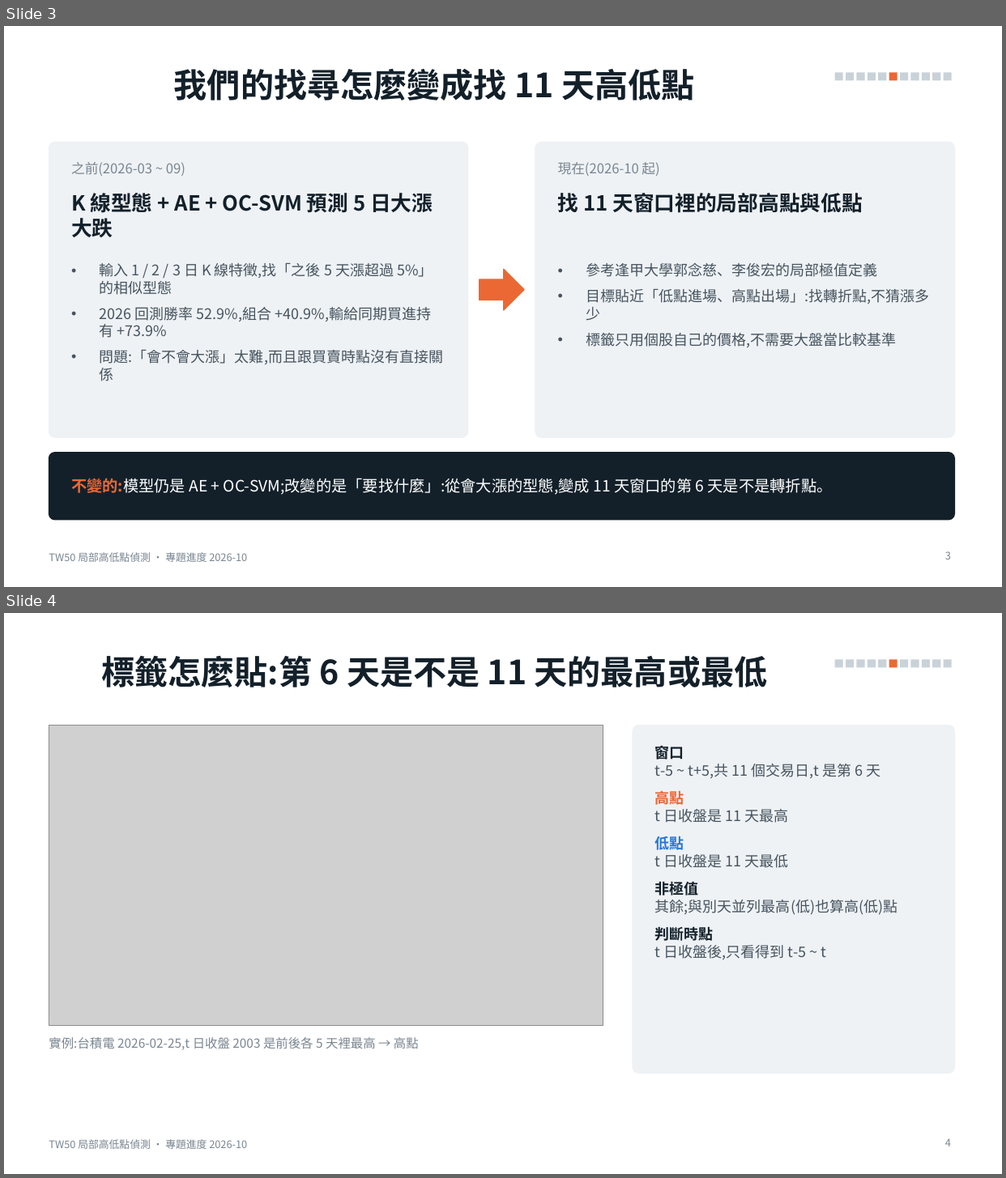
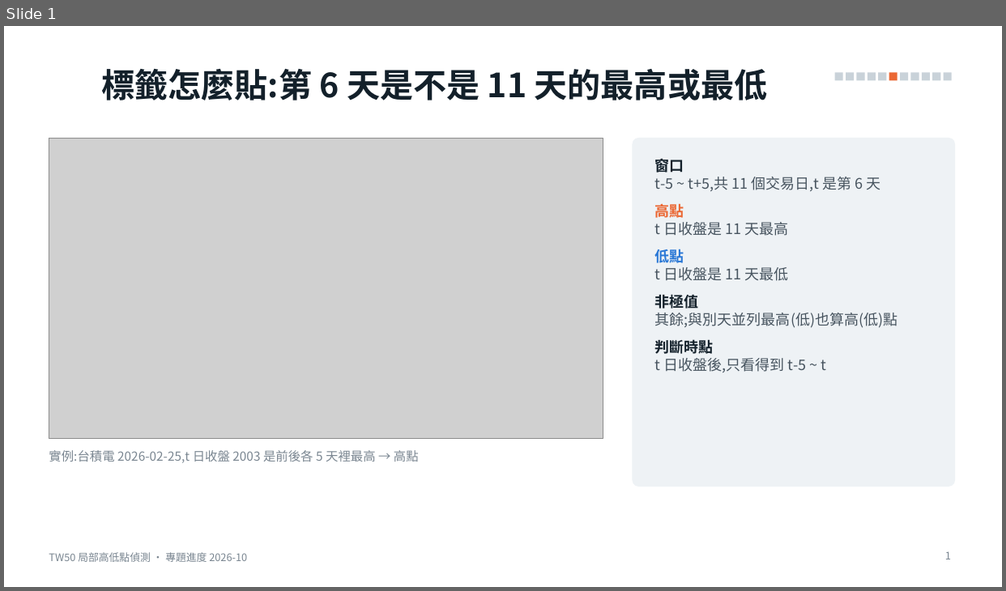
Before and after one commit to alextixu/fcukproject, a slide deck: method_kline_peak/report/TW50_局部高低點_專題進度.pptx. Shown one above the other, each under a label of ours: slides 3 and 4 before the commit, slide 1 after it. The pictures are 1006x1178 and 1006x591 pixels, drawn with LibreOffice and Linux fonts; fonts in the diff are those of the drawing; grey boxes stand for pictures. Boxes give left, top, right and bottom in pixels: in the first picture for what was removed or moved away, otherwise in the second. Text is boxed around its words. In the diff, an @@ line names an element or a change of style, - is before the commit and + after.

```diff
--- a/method_kline_peak/report/TW50_局部高低點_專題進度.pptx
+++ b/method_kline_peak/report/TW50_局部高低點_專題進度.pptx
@@ slide 3 removed at (4,26,1002,587), background #FFFFFF; not listed: 12 template elements that a slide beside it also shows @@
@@ title removed at (174,69,694,101) @@
-我們的找尋怎麼變成找 11 天高低點
@@ rounded rectangle removed at (49,142,468,437) @@
@@ rounded rectangle removed at (535,142,955,437) @@
@@ text removed at (71,162,185,176) @@
-之前(2026-03 ~ 09)
@@ text removed at (558,162,659,176) @@
-現在(2026-10 起)
@@ text removed at (71,193,432,237) @@
-K 線型態 + AE + OC-SVM 預測 5 日大漲大跌
@@ text removed at (558,193,862,213) @@
-找 11 天窗口裡的局部高點與低點
@@ text removed at (100,263,443,382) @@
-• 輸入 1 / 2 / 3 日 K 線特徵,找「之後 5 天漲超過 5%」的相似型態
-• 2026 回測勝率 52.9%,組合 +40.9%,輸給同期買進持有 +73.9%
-• 問題:「會不會大漲」太難,而且跟買賣時點沒有直接關係
@@ text removed at (586,263,929,348) @@
-• 參考逢甲大學郭念慈、李俊宏的局部極值定義
-• 目標貼近「低點進場、高點出場」:找轉折點,不猜漲多少
-• 標籤只用個股自己的價格,不需要大盤當比較基準
@@ right arrow removed at (479,269,524,310) @@
@@ rounded rectangle removed at (49,453,955,520) @@
@@ text removed at (71,478,833,495) @@
-不變的:模型仍是 AE + OC-SVM;改變的是「要找什麼」:從會大漲的型態,變成 11 天窗口的第 6 天是不是轉折點。
@@ page number removed at (945,552,951,560) @@
-3
@@ what was slide 4 is now slide 1 @@
@@ page number at (945,552,951,560): text changed @@
-4
+1
```
Also in this commit, not shown: 5 slides changed, 5 other slides removed, 7 other files.
